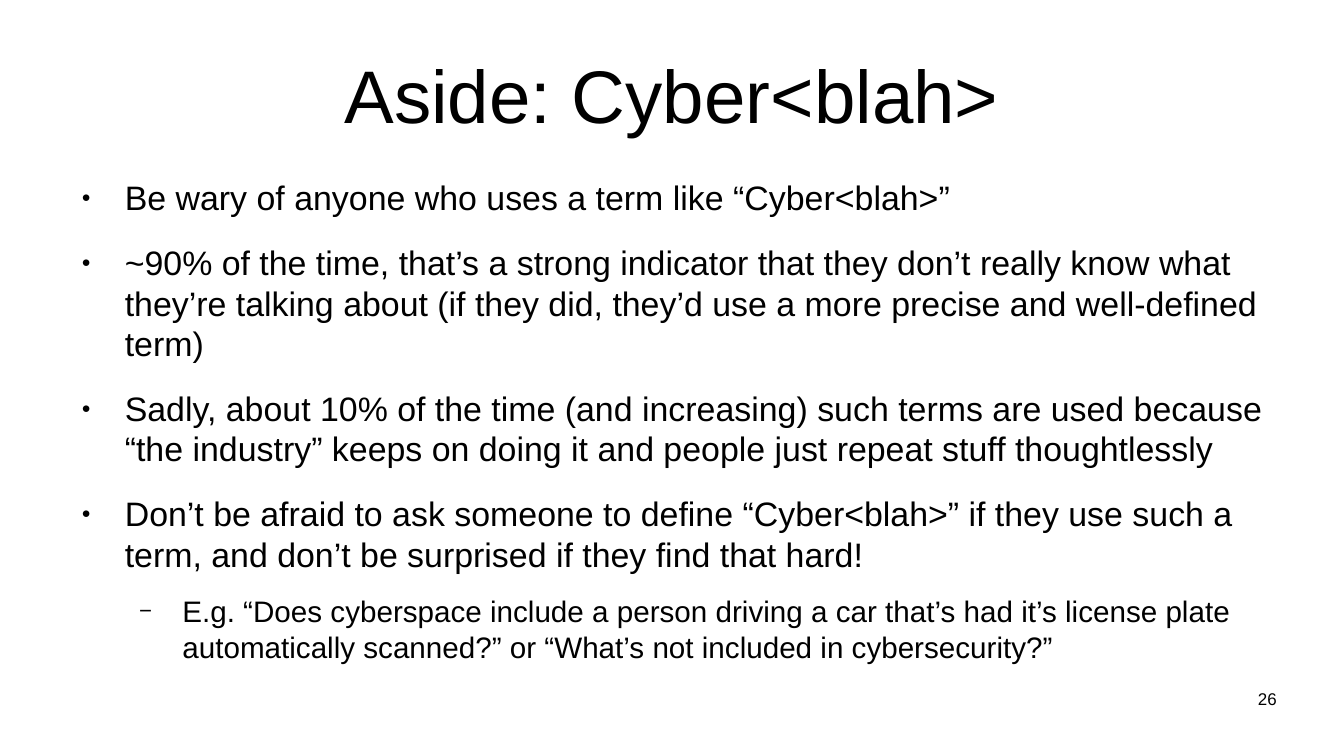
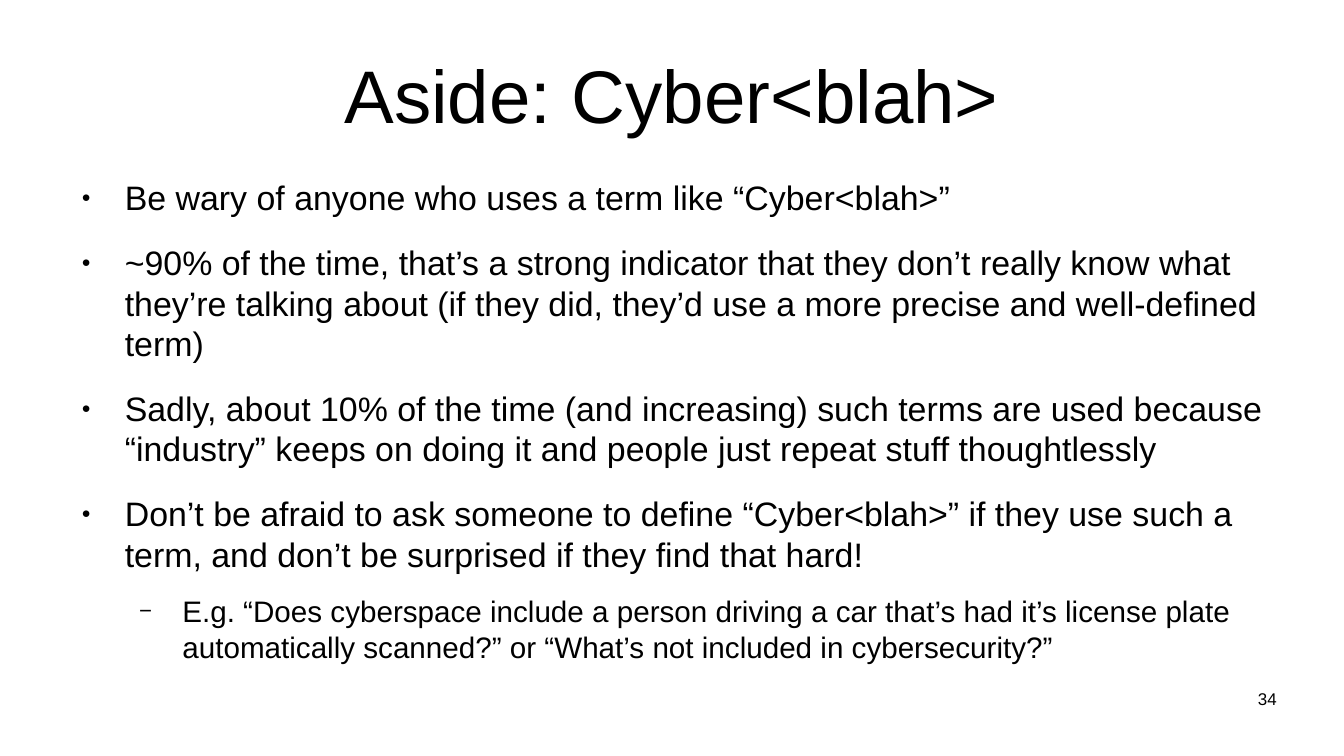
Before and after one commit to sftcd/witidtm, a slide deck: slide 34 of lectures/100-intro.odp (slide 26 before the commit). Drawn at 1344x756 pixels with LibreOffice and Linux fonts; fonts in the diff are those of the drawing. Boxes give left, top, right and bottom in pixels: in the first picture for what was removed or moved away, otherwise in the second. Text is boxed around its words. In the diff, an @@ line names an element or a change of style, - is before the commit and + after.

```diff
--- a/lectures/100-intro.odp
+++ b/lectures/100-intro.odp
@@ text at [125,396,1262,468]: text changed @@
-● Sadly, about 10% of the time (and increasing) such terms are used because “the industry” keeps on doing it and people just repeat stuff thoughtlessly
+● Sadly, about 10% of the time (and increasing) such terms are used because “industry” keeps on doing it and people just repeat stuff thoughtlessly
@@ page number at [1258,693,1277,705]: text changed @@
-26
+34
```
Also in this commit, not shown: 8 other slides changed, 8 slides added, 1 other file.
